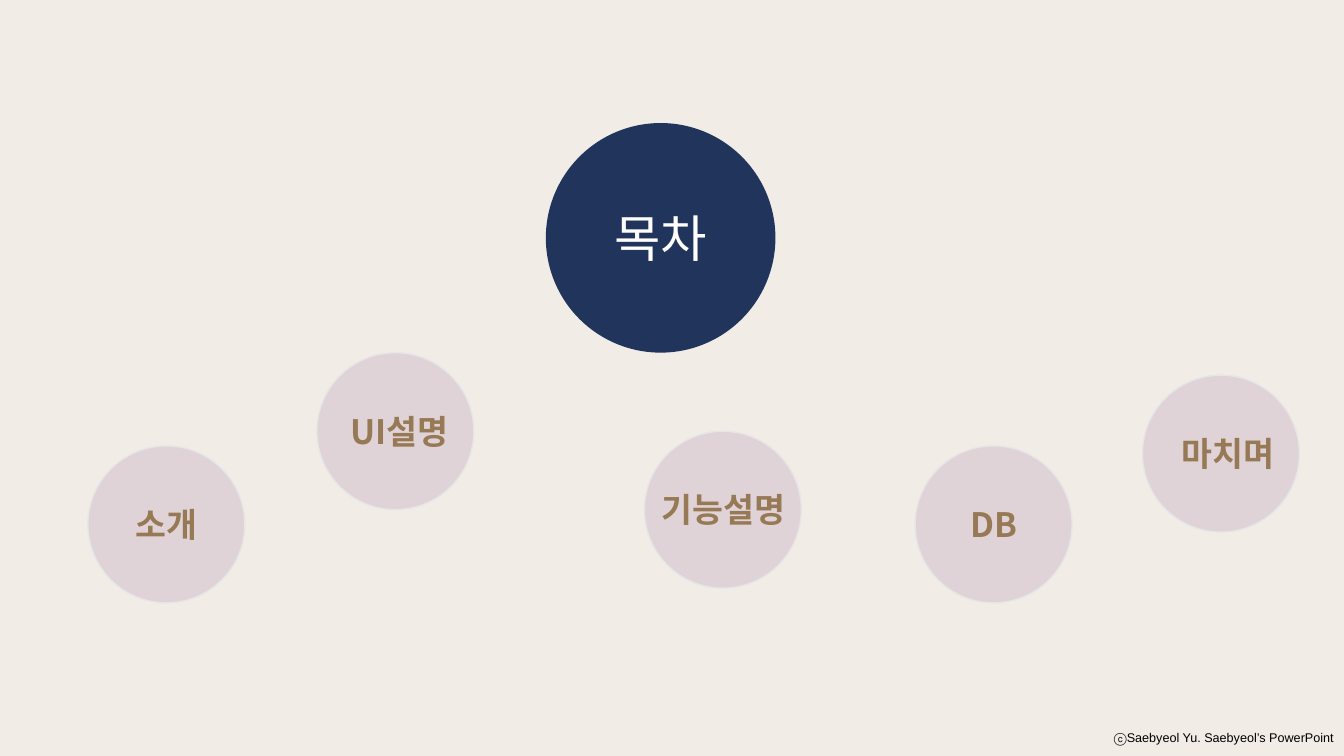
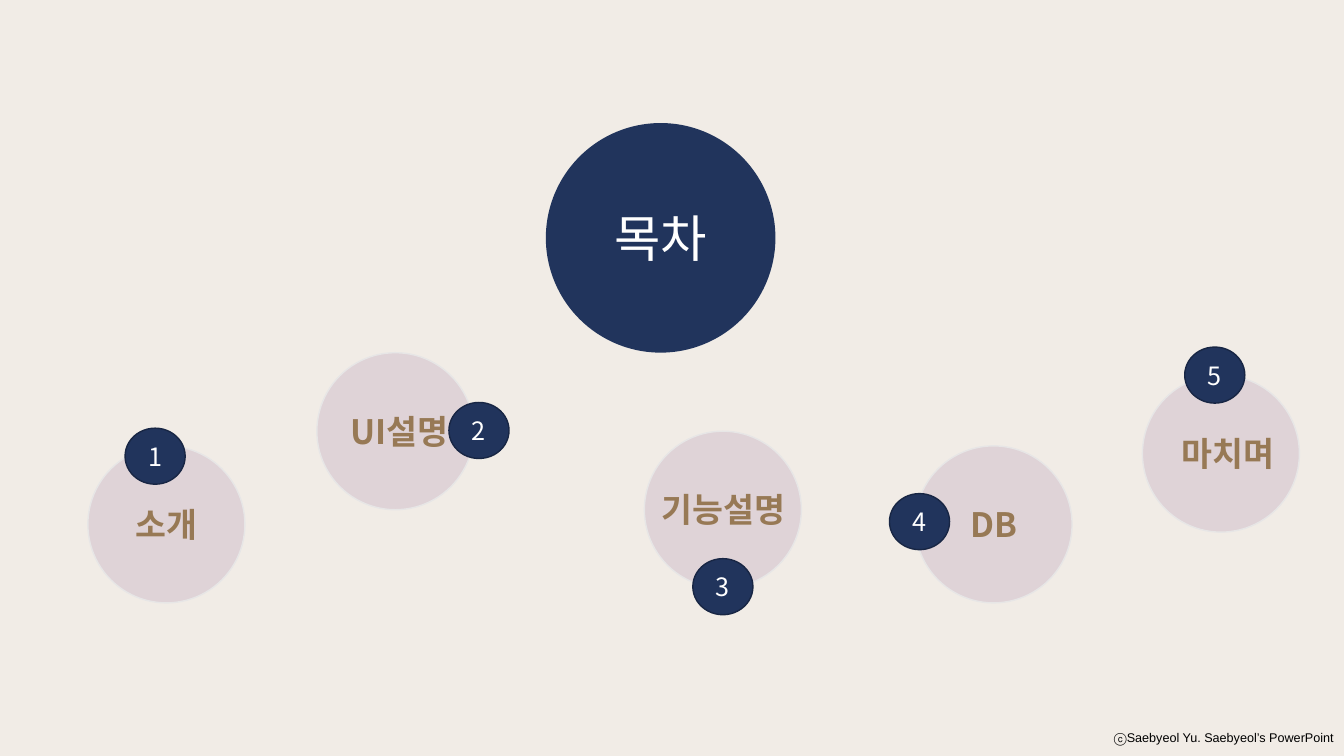
Before and after one commit to uno-km/aPlatform, a slide deck: slide 3 of aPlatform/aPlatform/portfolio_README.pptx. Drawn at 1344x756 pixels with LibreOffice and Linux fonts; fonts in the diff are those of the drawing. Boxes give left, top, right and bottom in pixels: in the first picture for what was removed or moved away, otherwise in the second. Text is boxed around its words. In the diff, an @@ line names an element or a change of style, - is before the commit and + after.

```diff
--- a/aPlatform/aPlatform/portfolio_README.pptx
+++ b/aPlatform/aPlatform/portfolio_README.pptx
@@ ellipse added at bbox=[1185, 347, 1245, 403], fill #21345C, outline #182644 1 pt, 18 pt, text #FFFFFF @@
+5
@@ ellipse added at bbox=[449, 402, 509, 459], fill #21345C, outline #182644 1 pt, 18 pt, text #FFFFFF @@
+2
@@ ellipse added at bbox=[125, 429, 186, 485], fill #21345C, outline #182644 1 pt, 18 pt, text #FFFFFF @@
+1
@@ ellipse added at bbox=[889, 494, 950, 551], fill #21345C, outline #182644 1 pt, 18 pt, text #FFFFFF @@
+4
@@ ellipse added at bbox=[693, 559, 753, 615], fill #21345C, outline #182644 1 pt, 18 pt, text #FFFFFF @@
+3
```
Also in this commit, not shown: 2 slides added, 1 other file.
